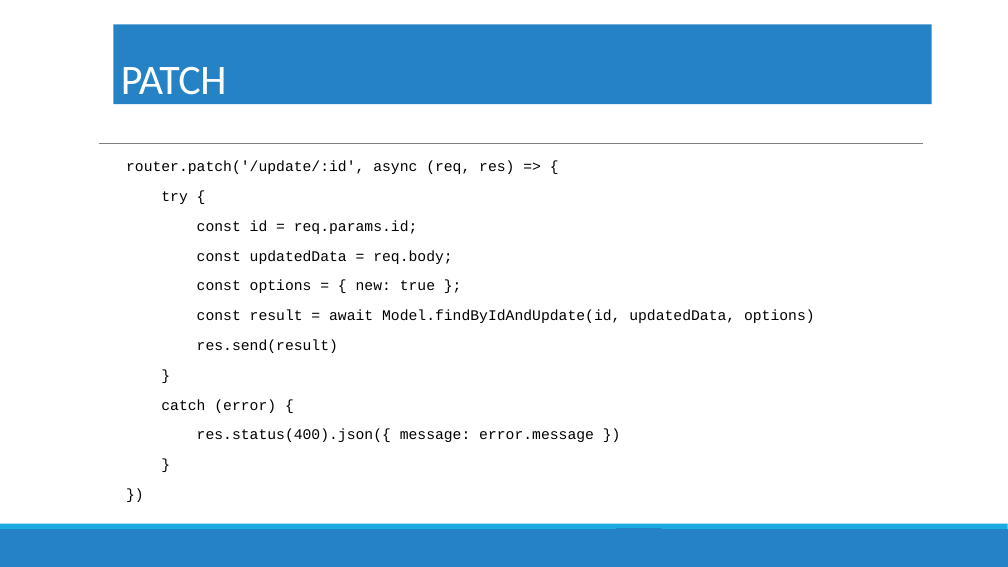
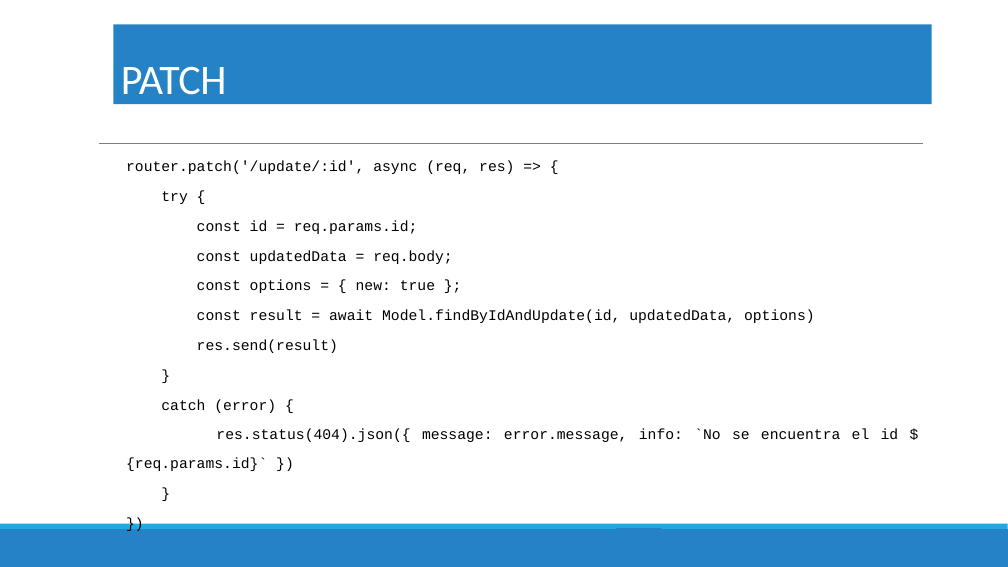
Before and after one commit to gongora89/Api_rest_proyecto_final, a slide deck: slide 59 of steps.pptx. Drawn at 1008x567 pixels with LibreOffice and Linux fonts; fonts in the diff are those of the drawing; background and template pictures are left out. Boxes give left, top, right and bottom in pixels: in the first picture for what was removed or moved away, otherwise in the second. Text is boxed around its words. In the diff, an @@ line names an element or a change of style, - is before the commit and + after.

```diff
--- a/steps.pptx
+++ b/steps.pptx
@@ text at [126, 429, 899, 471]: text changed @@
-res.status(400).json({ message: error.message })
+res.status(404).json({ message: error.message, info: `No se encuentra el id ${req.params.id}` })
```
Also in this commit, not shown: 4 other slides changed, 8 other files.
